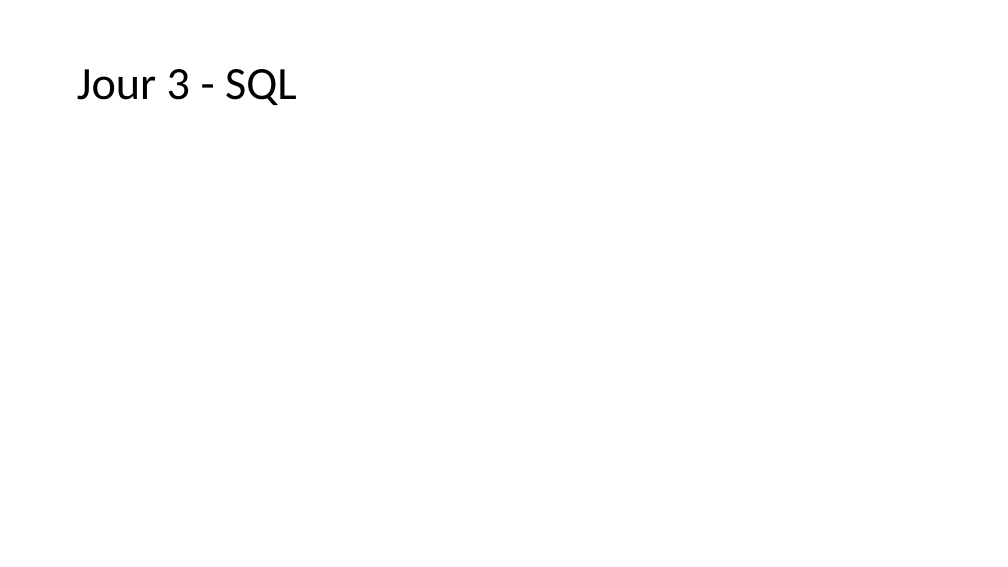
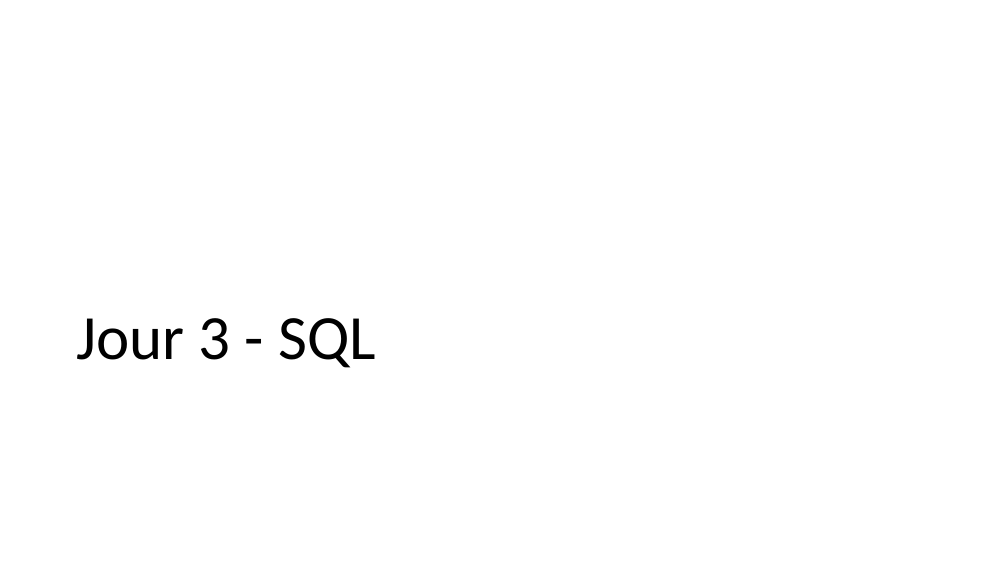
Before and after one commit to 40tude/Data_Essentials_Stage_Oct_2023, a slide deck: slide 22 of notes_de_stage.pptx. Drawn at 1008x567 pixels with LibreOffice and Linux fonts; fonts in the diff are those of the drawing. Boxes give left, top, right and bottom in pixels: in the first picture for what was removed or moved away, otherwise in the second. Text is boxed around its words. In the diff, an @@ line names an element or a change of style, - is before the commit and + after.

```diff
--- a/notes_de_stage.pptx
+++ b/notes_de_stage.pptx
@@ title "Jour 3 - SQL": place and size @@
-title "Jour 3 - SQL" at <box>77,69,297,105</box>
+title "Jour 3 - SQL" at <box>76,318,376,368</box>
@@ title "Jour 3 - SQL" at <box>76,318,376,368</box>: size 44 to 60 pt; vertical alignment middle to bottom @@
```
Also in this commit, not shown: 13 other slides changed, 4 slides added, 1 other file.
